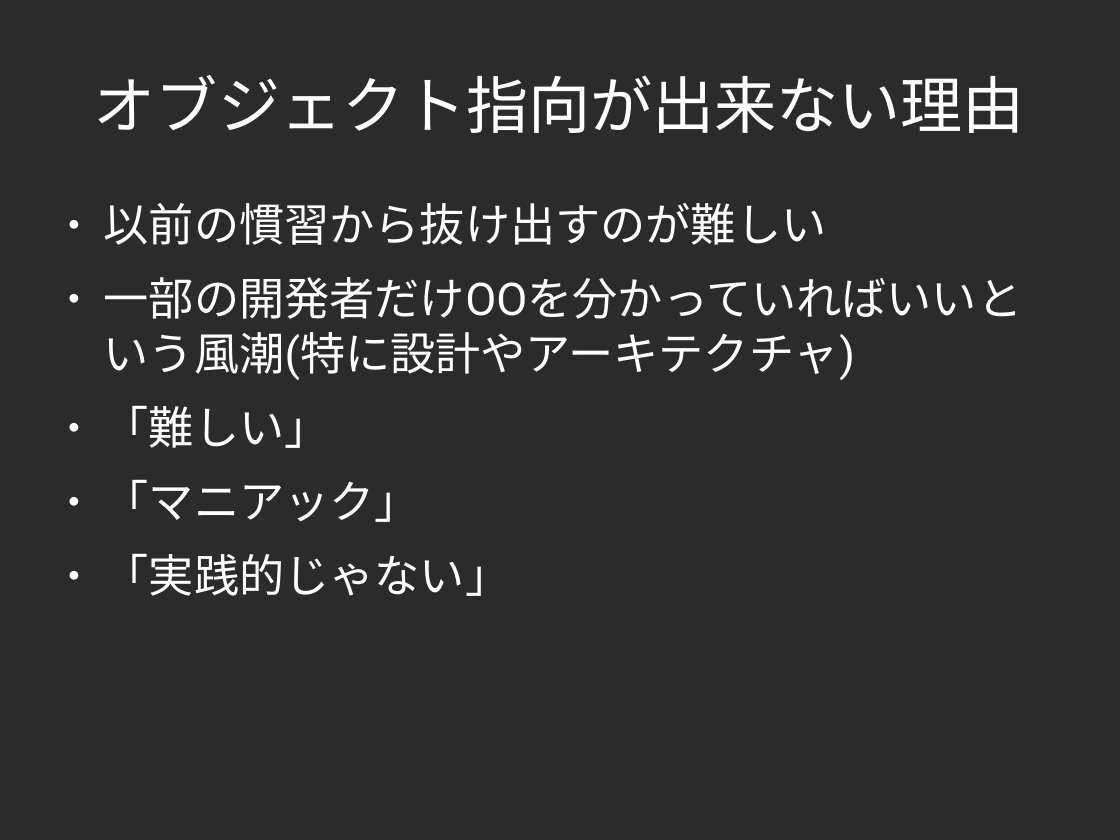
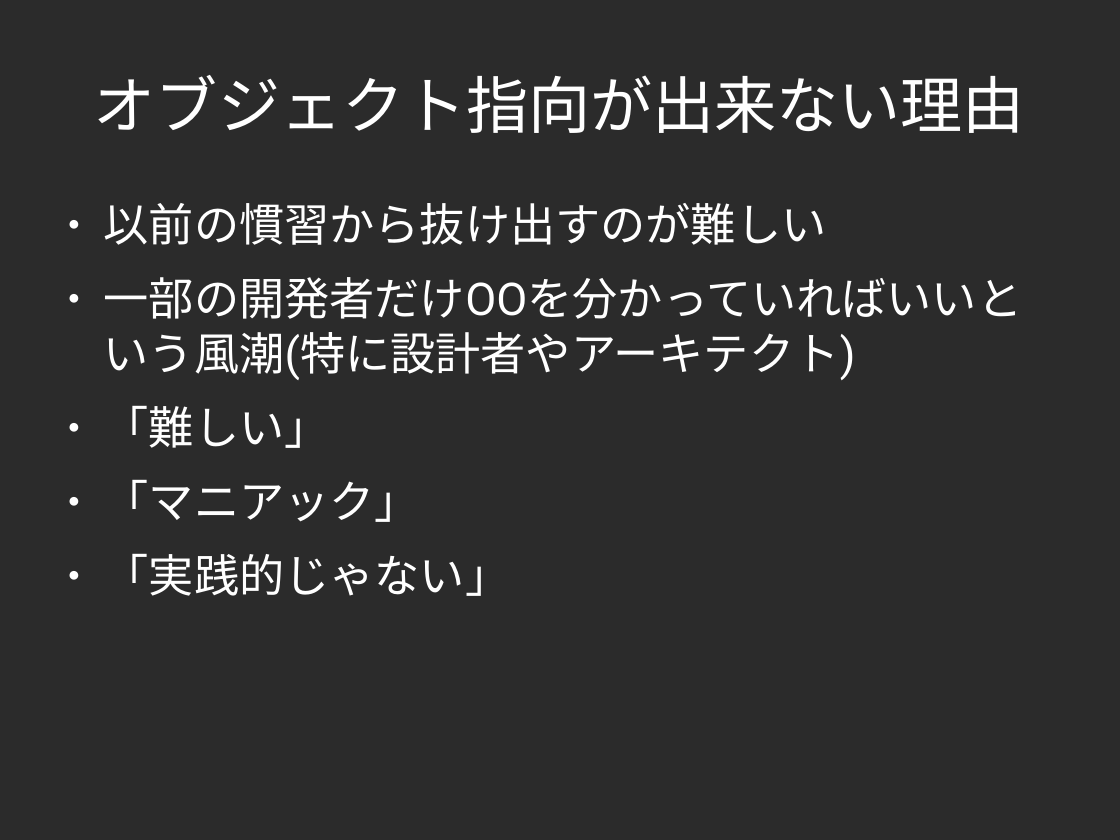
Before and after one commit to yojik/yojik-lib, a slide deck: slide 9 of 2009devsumi/oo_exercise/doc/devsum.odp. Drawn at 1120x840 pixels with LibreOffice and Linux fonts; fonts in the diff are those of the drawing; background and template pictures are left out; a plain dark background stands for a picture behind light text. Boxes give left, top, right and bottom in pixels: in the first picture for what was removed or moved away, otherwise in the second. Text is boxed around its words. In the diff, an @@ line names an element or a change of style, - is before the commit and + after.

```diff
--- a/2009devsumi/oo_exercise/doc/devsum.odp
+++ b/2009devsumi/oo_exercise/doc/devsum.odp
@@ text at (x1=104, y1=277, x2=1022, y2=380): text changed @@
-● 一部の開発者だけOOを分かっていればいいという風潮(特に設計やアーキテクチャ)
+● 一部の開発者だけOOを分かっていればいいという風潮(特に設計者やアーキテクト)
```
Also in this commit, not shown: 29 other slides changed, 1 slide added, 5 other files.
